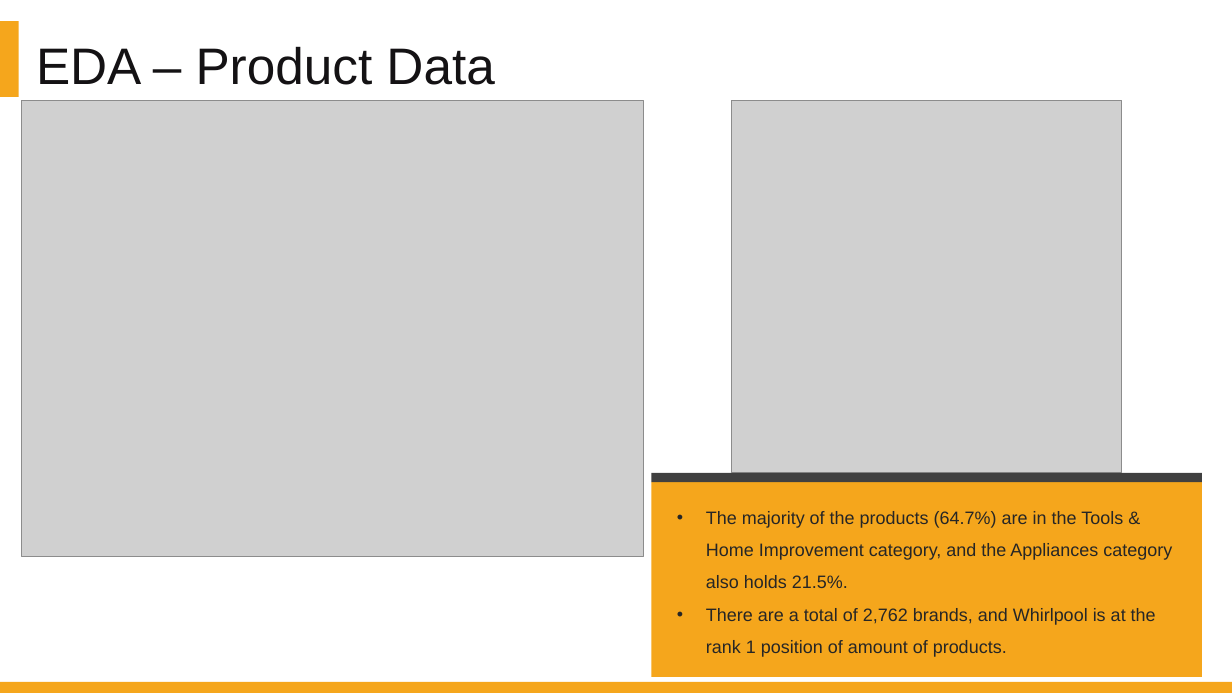
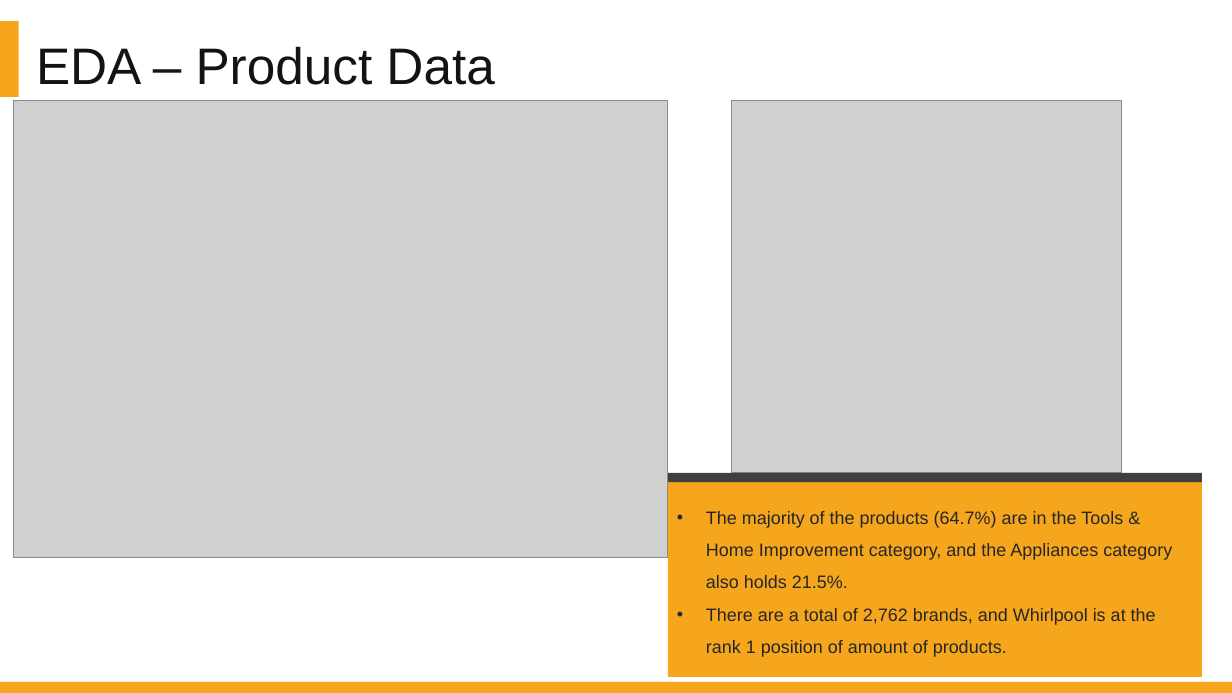
Before and after one commit to DATA-606-SPRING-2022/Jin_DATA606, a slide deck: slide 20 of presentation/Project_Presentation_EDA_v1.1.pptx. Drawn at 1232x693 pixels with LibreOffice and Linux fonts; fonts in the diff are those of the drawing; grey boxes stand for pictures. Boxes give left, top, right and bottom in pixels: in the first picture for what was removed or moved away, otherwise in the second. Text is boxed around its words. In the diff, an @@ line names an element or a change of style, - is before the commit and + after.

```diff
--- a/presentation/Project_Presentation_EDA_v1.1.pptx
+++ b/presentation/Project_Presentation_EDA_v1.1.pptx
@@ picture: place and size @@
-picture at [22, 100, 643, 555]
+picture at [13, 100, 668, 557]
@@ rectangle: place and size @@
-rectangle at [652, 473, 1202, 482]
+rectangle at [668, 473, 1202, 482]
@@ rectangle: place and size @@
-rectangle at [652, 482, 1202, 677]
+rectangle at [668, 482, 1202, 677]
```
Also in this commit, not shown: 2 other slides changed.
